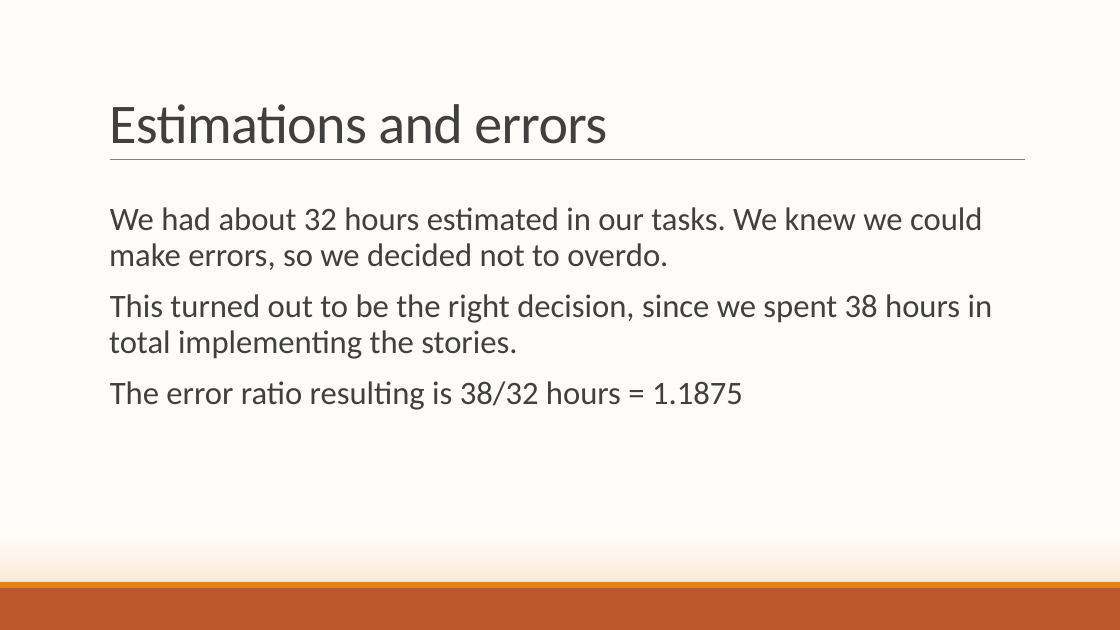
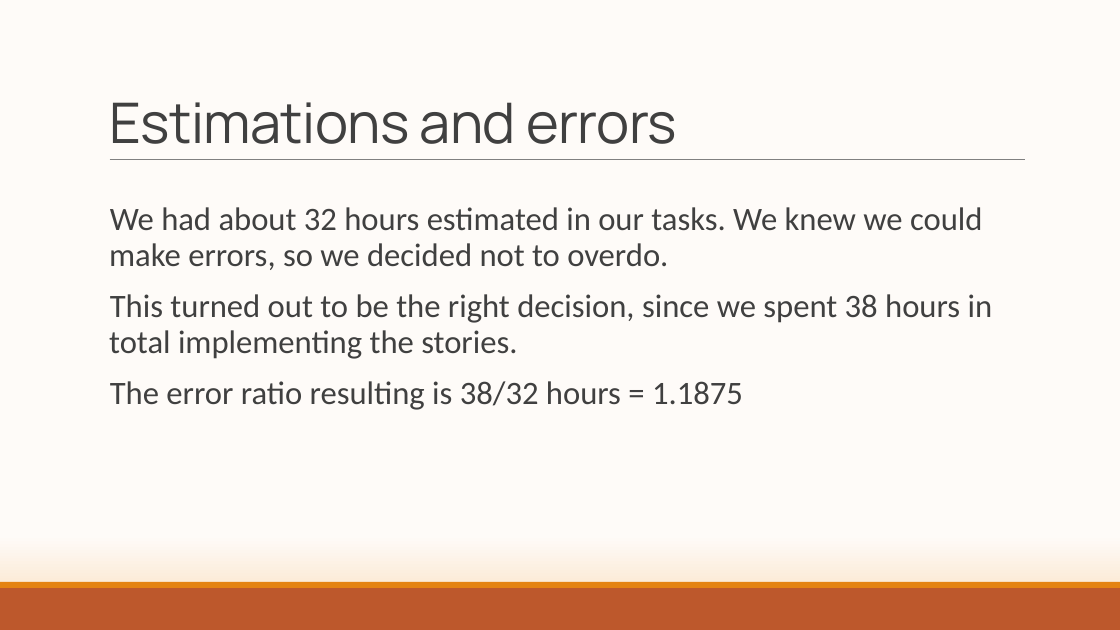
Before and after one commit to ThePseudo/GroupA_SE2_2019, a slide deck: slide 4 of sprint_retrospective.pptx. Drawn at 1120x630 pixels with LibreOffice and Linux fonts; fonts in the diff are those of the drawing. Boxes give left, top, right and bottom in pixels: in the first picture for what was removed or moved away, otherwise in the second. Text is boxed around its words. In the diff, an @@ line names an element or a change of style, - is before the commit and + after.

```diff
--- a/sprint_retrospective.pptx
+++ b/sprint_retrospective.pptx
@@ title "Estimations and errors" at (109, 102, 677, 144): font Calibri to Manrope @@
```
Also in this commit, not shown: 1 other slide changed, 1 slide added.
